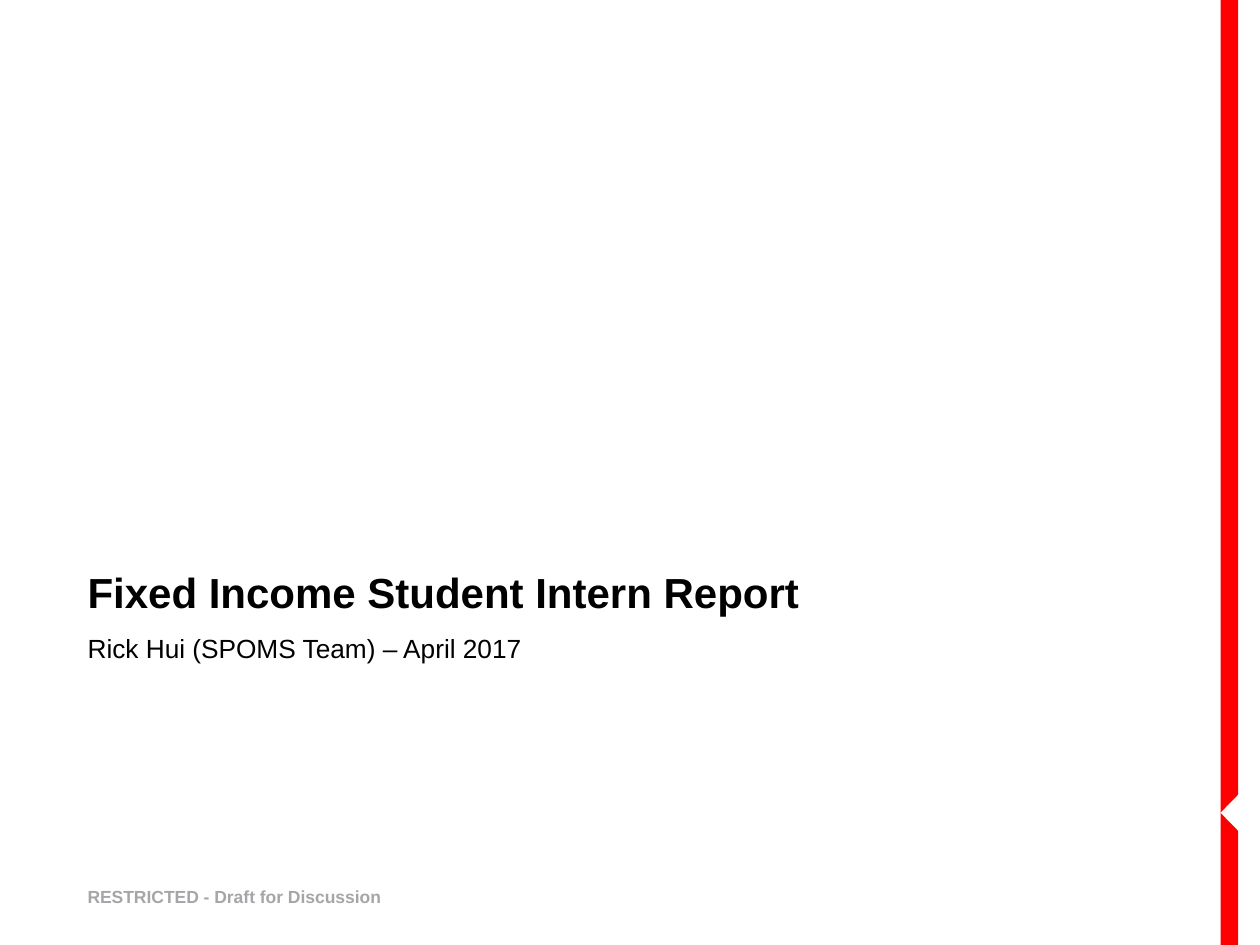
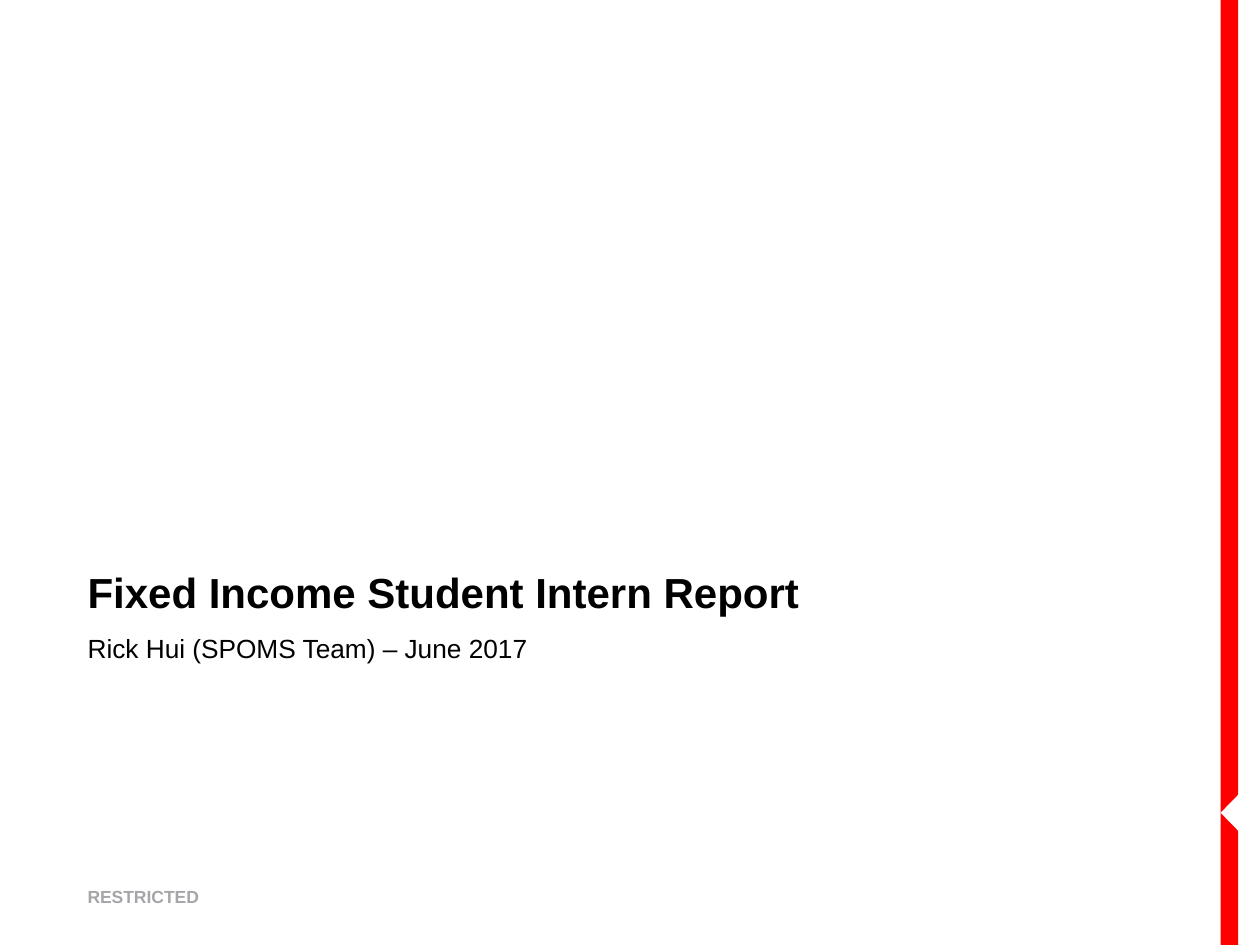
Before and after one commit to rickhui/largeStorage, a slide deck: slide 1 of RickHui_Staff_Meeting_Presentation.pptx. Drawn at 1260x945 pixels with LibreOffice and Linux fonts; fonts in the diff are those of the drawing; background and template pictures are left out. Boxes give left, top, right and bottom in pixels: in the first picture for what was removed or moved away, otherwise in the second. Text is boxed around its words. In the diff, an @@ line names an element or a change of style, - is before the commit and + after.

```diff
--- a/RickHui_Staff_Meeting_Presentation.pptx
+++ b/RickHui_Staff_Meeting_Presentation.pptx
@@ subtitle at [88, 639, 527, 664]: text changed @@
-Rick Hui (SPOMS Team) – April 2017
+Rick Hui (SPOMS Team) – June 2017
@@ text at [88, 891, 199, 903]: text changed @@
-RESTRICTED - Draft for Discussion
+RESTRICTED
```
Also in this commit, not shown: 14 other slides changed, 1 slide removed.
